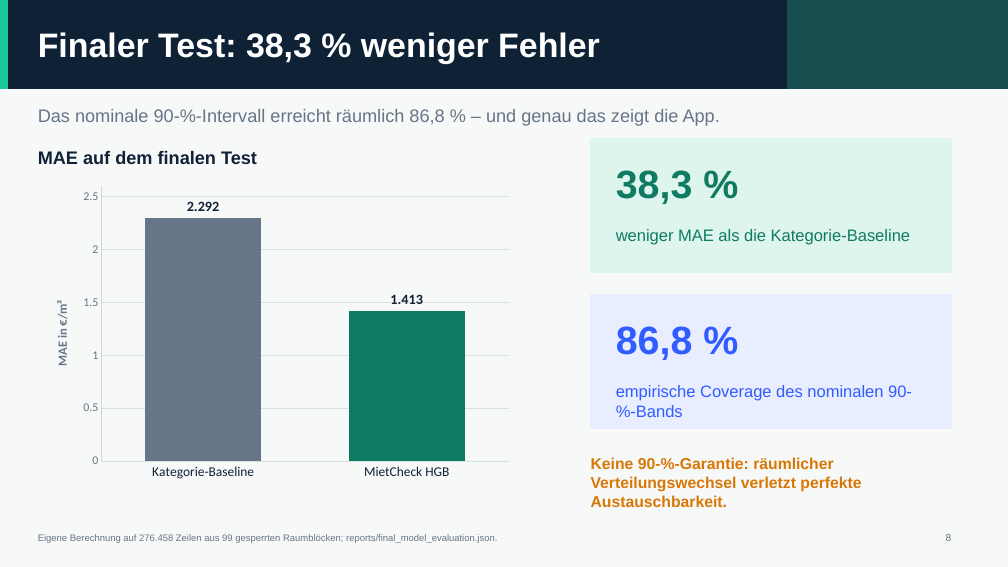
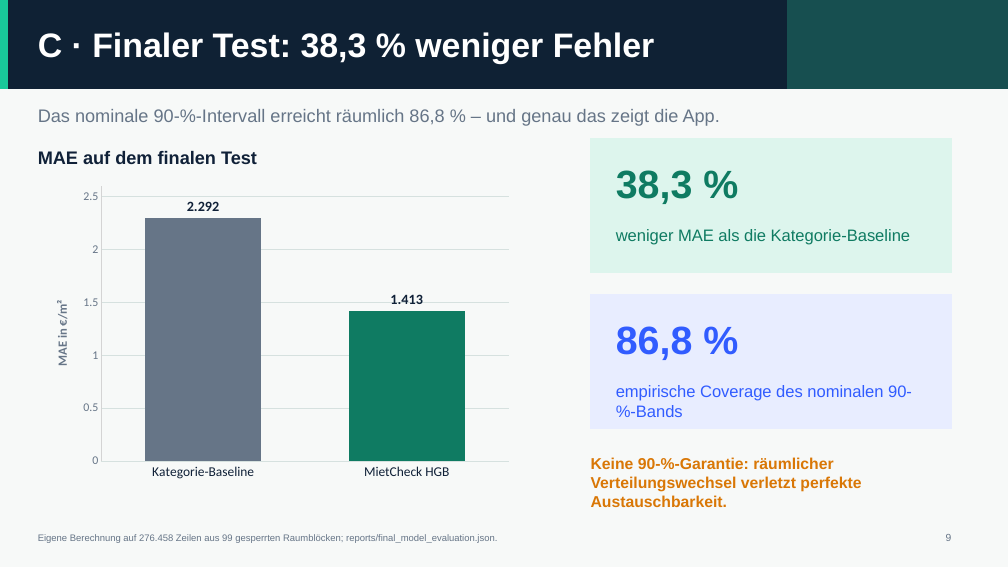
Before and after one commit to neleknaak-31/MietCheck, a slide deck: slide 9 of deliverables/MietCheck_Praesentation.pptx (slide 8 before the commit). Drawn at 1008x567 pixels with LibreOffice and Linux fonts; fonts in the diff are those of the drawing. Boxes give left, top, right and bottom in pixels: in the first picture for what was removed or moved away, otherwise in the second. Text is boxed around its words. In the diff, an @@ line names an element or a change of style, - is before the commit and + after.

```diff
--- a/deliverables/MietCheck_Praesentation.pptx
+++ b/deliverables/MietCheck_Praesentation.pptx
@@ text at (x1=38, y1=32, x2=655, y2=64): text changed @@
-Finaler Test: 38,3 % weniger Fehler
+C · Finaler Test: 38,3 % weniger Fehler
```
Also in this commit, not shown: 10 other slides changed, 4 slides added, 3 slides removed, 35 other files.
